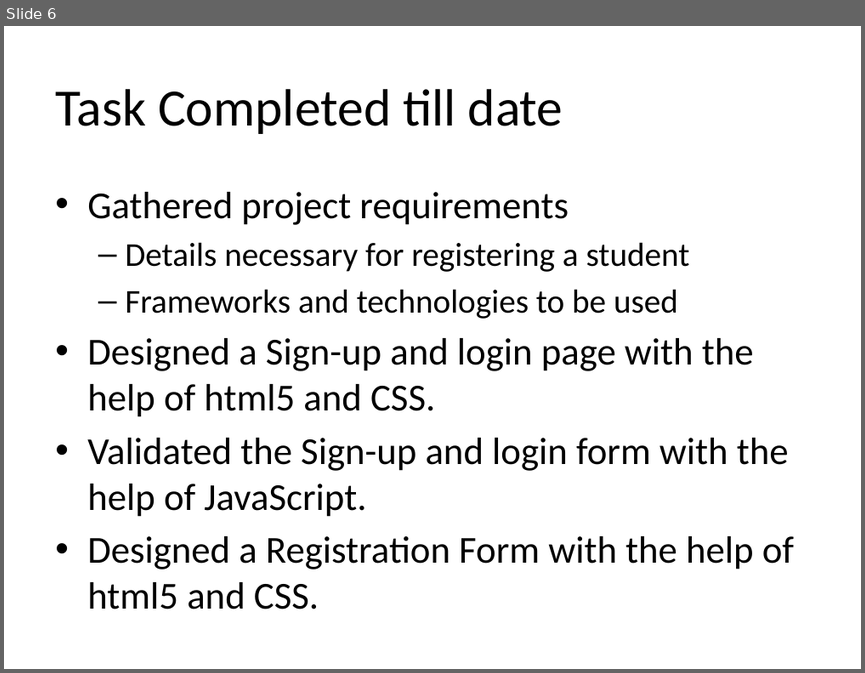
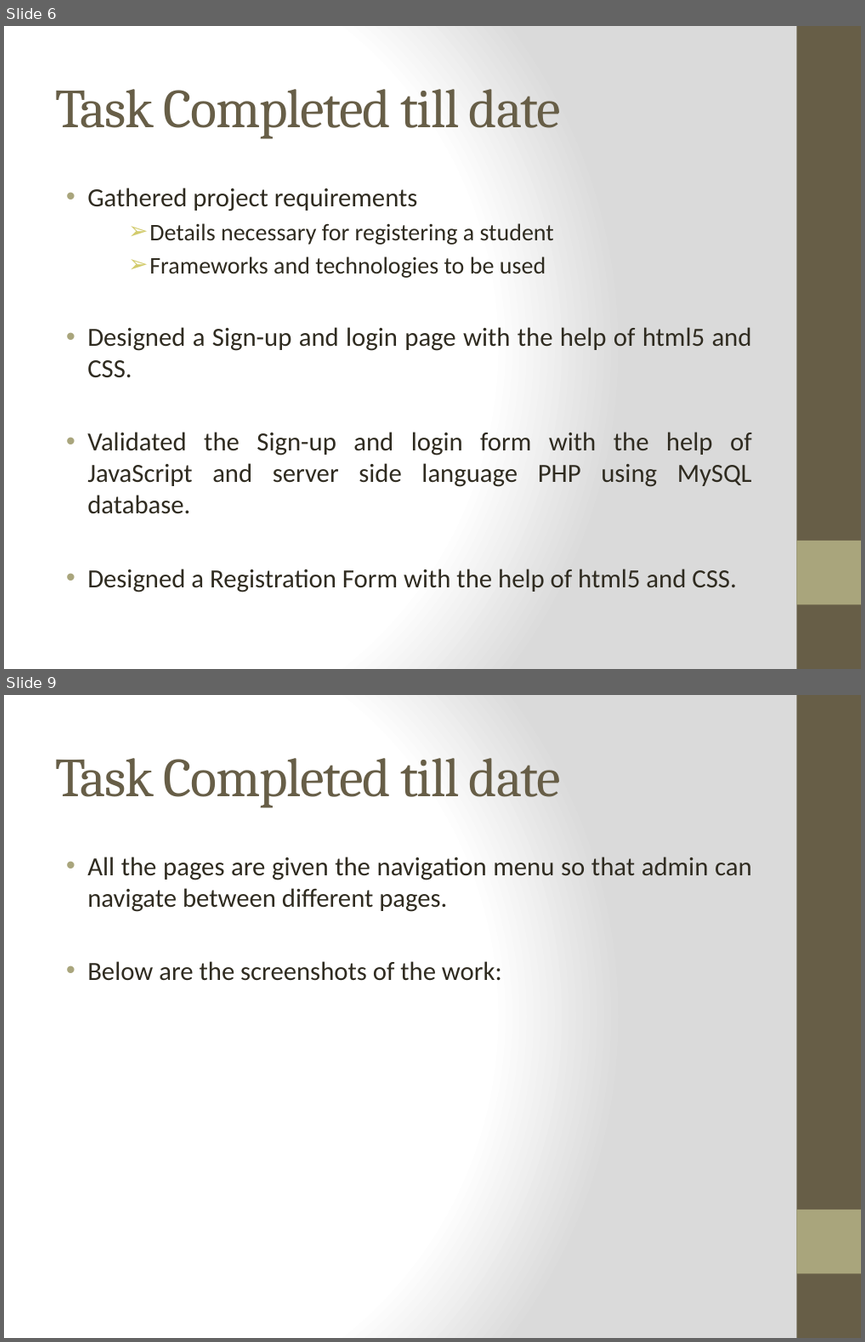
Before and after one commit to abhiyankgoyal/internshipProject, a slide deck: Internship Presentation.pptx. Shown one above the other, each under a label of ours: slide 6 before the commit, slides 6 and 9 after it; the slides between them are not shown. The pictures are 865x673 and 865x1342 pixels, drawn with LibreOffice and Linux fonts; fonts in the diff are those of the drawing; background and template pictures are left out. Boxes give left, top, right and bottom in pixels: in the first picture for what was removed or moved away, otherwise in the second. Text is boxed around its words. In the diff, an @@ line names an element or a change of style, - is before the commit and + after.

```diff
--- a/Internship Presentation.pptx
+++ b/Internship Presentation.pptx
@@ slide 9 added at (4,695,861,1338), background gradient #FFFFFF to #DADADA; not listed: 2 template elements that a slide beside it also shows @@
@@ title added at (55,758,561,808), 46 pt, text #675E47 @@
+Task Completed till date
@@ text added at (87,857,752,981), 22 pt, text #2F2B20 @@
+• All the pages are given the navigation menu so that admin can navigate between different pages.
+• Below are the screenshots of the work:
@@ slide 6 changed as well @@
@@ background #FFFFFF to gradient #FFFFFF to #DADADA @@
@@ rectangle added at (796,26,861,669), fill #675E47 @@
@@ title "Task Completed till date" at (55,89,561,139): size 44 to 46 pt, font Calibri to Cambria, text colour #000000 to #675E47, letter spacing 0 to -1 pt @@
@@ text at (87,188,752,592): size 32 to 22 pt in "Gathered project requirements", "Designed a Sign-up and login page with ...", "Designed a Registration Form with the help ..."; text colour #000000 to #2F2B20 in "Gathered project requirements", "Details necessary for registering a student", "Frameworks and technologies to be used", "Designed a Sign-up and login page with ..." and 1 more places; size 28 to 20 pt in "Details necessary for registering a student", "Frameworks and technologies to be used"; alignment left to justified; indent changed; less space between paragraphs; bullet – to ➢; list level 2 to 3 in "Details necessary for registering a ..."; list level 2 to 3 in "Frameworks and technologies to be ..." @@
@@ text at (87,431,752,514): text changed; size 32 to 22 pt; text colour #000000 to #2F2B20 @@
-• Validated the Sign-up and login form with the help of JavaScript.
+• Validated the Sign-up and login form with the help of JavaScript and server side language PHP using MySQL database.
@@ rectangle added at (796,540,861,604), fill #A9A57C @@
```
Also in this commit, not shown: 16 other slides changed, 5 other slides added, 4 slides removed.
